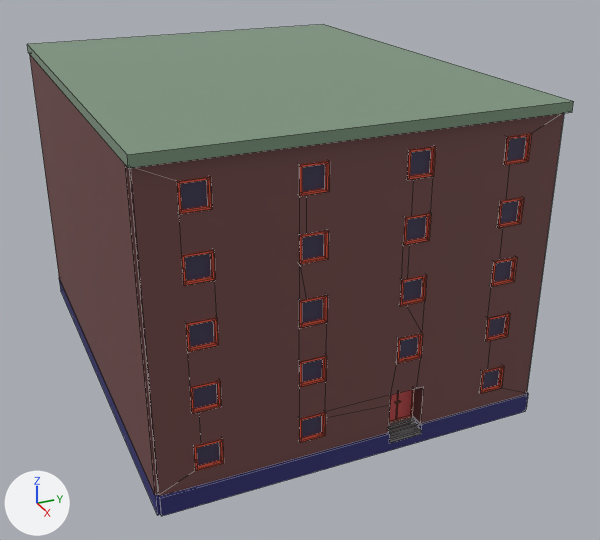
The FBX model OSB3D/Assets/Prefabs/Import/Buildings/BR20_F05_02.fbx: old version first, new version second.
One viewpoint serves both versions: a 50 mm camera at (81.25, -8.62, 25.01) aimed at (42.09, 9.0, 5.43). Arrows for +X, +Y and +Z are at lower left; the lights stay in place. Mesh edges are drawn as thin lines. Where no turn or scale is listed for an object, it has been applied to the vertices. Vertices at the same position are counted once.

In view in the first picture: 'BR20_F05_02'.
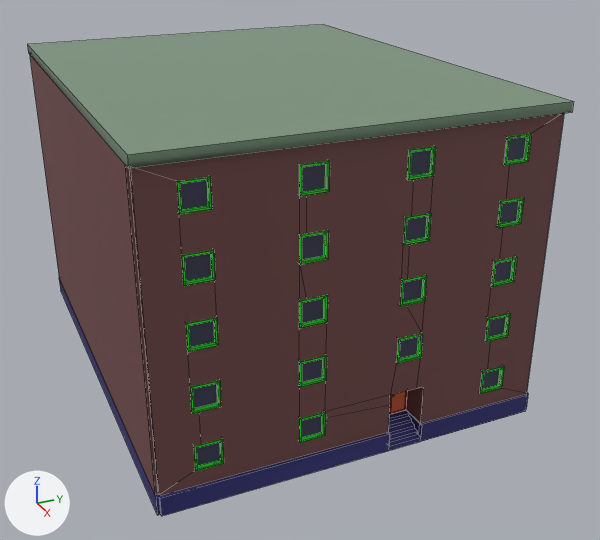
Where the change shows, as pixel boxes [x1, y1, x2, y2] in the pictures (600 x 540 px):
part 1 of me_cube_063, added
    after: [390, 391, 407, 414]
part 2 of me_cube_063, cut back
    both: [155, 387, 528, 516]
part 3 of me_cube_063, recoloured (red to green)
    both: [177, 133, 532, 471]

Edits to the bpy script that builds the scene:
```text
Add mat_windowframe_004:
    mat_windowframe_004 = principled_material('WindowFrame.004')
    mat_windowframe_004.base_color = (0.00737, 0.8, 0.0111)  # green #15e71b
Change me_cube_063:
    used by ob_br20_f05_02; location = (40.0, 7.5, 8.5)
    remove me_cube_063.from_pydata(...)  # 1059 vertices, 865 faces; spans x -12.8..12.8, y -10.0..10.0, z -8.5..8.0
    add me_cube_063.from_pydata(...)  # 1045 vertices, 835 faces; spans x -12.8..12.8, y -10.0..10.0, z -8.5..8.0
    me_cube_063 part 1: a new loose piece of 34 vertices spanning x 11.0, y 1.6..3.4, z -8.2..-5.3
    me_cube_063 part 2
    72 vertices are removed from x 11.4..12.5, y 1.6..3.4, z -8.0..-5.3
    75 faces are deleted
    6 vertices in x 11.4..11.5, y 1.6..3.4, z -7.5..-5.3 move by (-0.6, 0.0, 0.0)
    2 vertices move from x 12.3, y 1.6..3.4, z -7.6 to x 12.3, y 1.6..3.4, z -8.3..-8.2
    24 vertices are added at x 10.8..12.5, y 1.6..3.4, z -8.5..-7.5
    21 new faces join them, mat_slab_004 (dark blue #2d2b72)
    me_cube_063 part 3: 624 faces spanning x -12.4..12.4, y -8.2..8.2, z -6.7..6.7 switch from mat_frame_004 (red #e75439) to mat_windowframe_004 (green #15e71b)
    remove me_cube_063.materials.append(mat_doorpanel_004)  # red #e76569
    remove me_cube_063.materials.append(mat_stair_004)  # grey #7b7a7b
```
